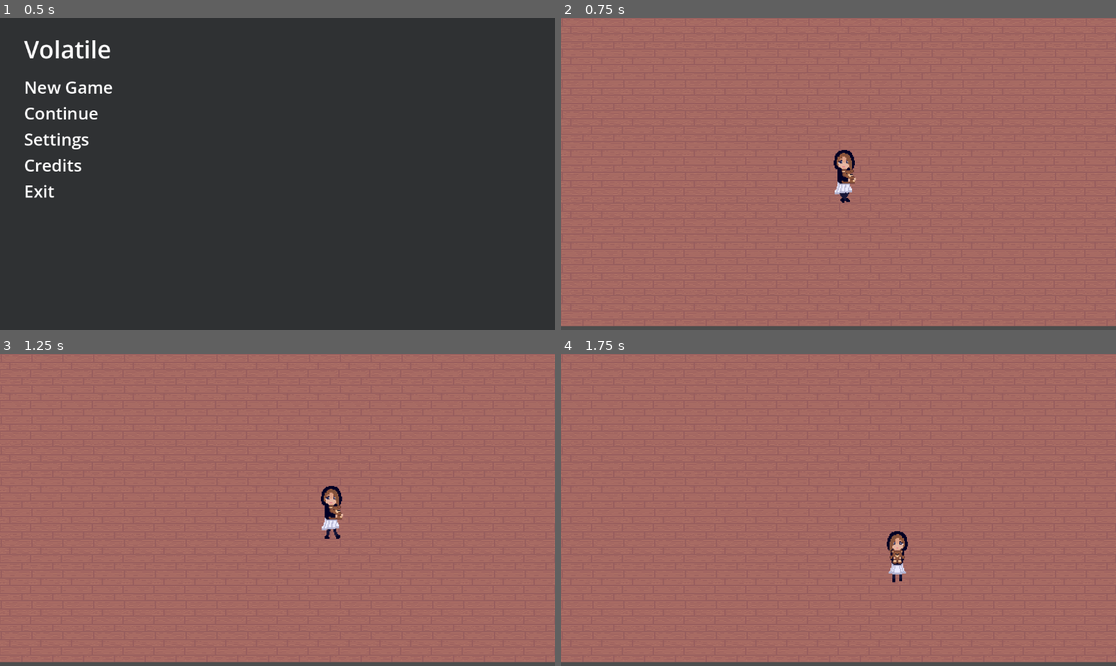
Above: before the commit, frames 1-4 (two rows, left to right).
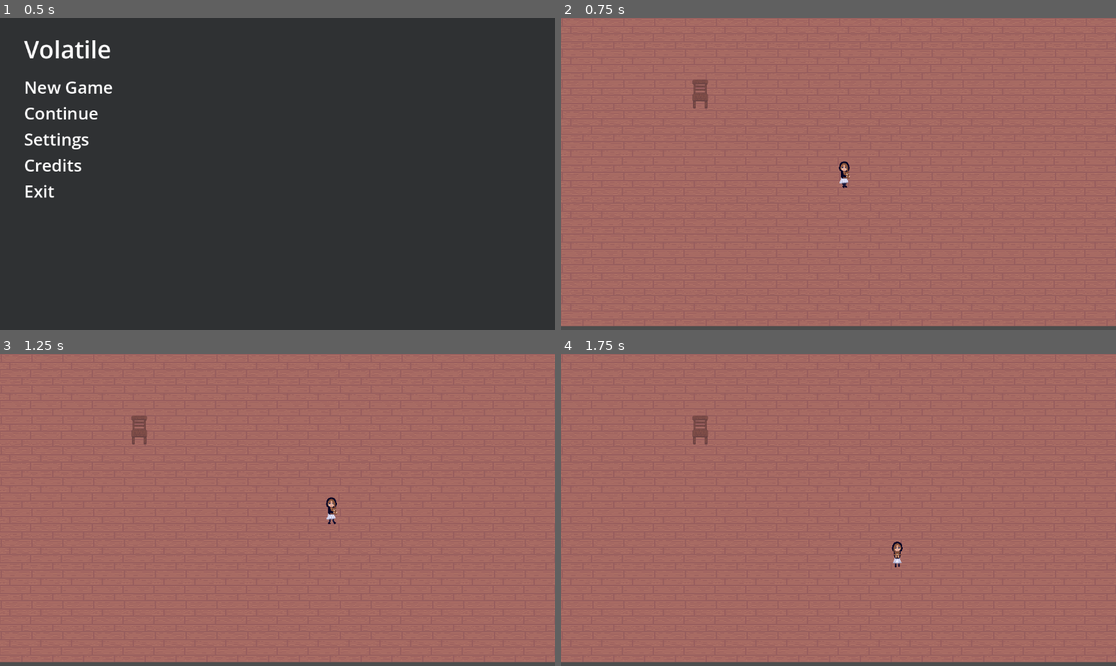
Above: after the commit, the same moments.

Repository: ioannoid/volatile-game-jam
Game: Godot game, scene res://main.tscn
Two runs of this game, one before a commit and one after it. Both use one fixed random seed, a clock stepped at 60 frames per second and the inputs below.
Inputs (mouse positions are in pixels of both pictures, inside the frame that each line leads up to):
- Up to frame 1 (0.5 s): no input
- Up to frame 2 (0.75 s): tap Enter at 0.5 s; move the mouse to (627, 86) at 0.52 s; hold D (move_right) from 0.53 s (still down); click (627, 86) at 0.67 s
- Up to frame 3 (1.25 s): keep holding D (move_right)
- Up to frame 4 (1.75 s): move the mouse to (727, 525) at 1.27 s; release D (move_right) at 1.28 s; hold S (move_down) from 1.28 s (still down)

Frame 1 is identical in both runs. In frame 2, 0.6% of the frame differs, in the area x 23-54%, y 19-60%; in frame 3, 0.6%, in the area x 23-62%, y 19-60%; in frame 4, 0.6%.

Commit message:
added chair

Diff:
--- /dev/null
+++ b/game/chair.gd
@@ -0,0 +1,11 @@
+extends RigidBody2D
+
+
+# Called when the node enters the scene tree for the first time.
+func _ready():
+	pass # Replace with function body.
+
+
+# Called every frame. 'delta' is the elapsed time since the previous frame.
+func _process(delta):
+	pass
--- a/game/game.tscn
+++ b/game/game.tscn
@@ -23,6 +23,7 @@
 [ext_resource type="Texture2D" uid="uid://nkk67jfgub4l" path="res://assets/Movement/Left/MC_LeftFacing5.png" id="21_vcd4p"]
 [ext_resource type="Texture2D" uid="uid://bvko34yr6boqg" path="res://assets/Movement/Left/MC_LeftFacing6.png" id="22_20tty"]
 [ext_resource type="Texture2D" uid="uid://bsfjw0orpufjr" path="res://assets/Movement/Left/MC_LeftFacing7.png" id="23_gr0dv"]
+[ext_resource type="Texture2D" uid="uid://daisret7ajaha" path="res://assets/Chair Front.png" id="24_tadjw"]
 
 [sub_resource type="TileSetAtlasSource" id="TileSetAtlasSource_mal1d"]
 texture = ExtResource("1_2626o")
@@ -138,6 +139,9 @@
 "speed": 6.0
 }]
 
+[sub_resource type="RectangleShape2D" id="RectangleShape2D_8116o"]
+size = Vector2(64, 64)
+
 [node name="TileMap" type="TileMap"]
 texture_filter = 1
 tile_set = SubResource("TileSet_6w8nt")
@@ -145,9 +149,9 @@
 layer_0/tile_data = PackedInt32Array(589841, 0, 0, 524305, 0, 0, 458769, 0, 0, 393233, 0, 0, 327697, 0, 0, 262161, 0, 0 …(2337 unchanged characters)…
 
 [node name="Player" type="Area2D" parent="."]
+position = Vector2(178, 158)
 disable_mode = 1
 script = ExtResource("1_osc6k")
-speed = 200
 
 [node name="CollisionShape2D" type="CollisionShape2D" parent="Player"]
 position = Vector2(-1, 0)
@@ -156,6 +160,15 @@
 [node name="AnimatedSprite2D" type="AnimatedSprite2D" parent="Player"]
 texture_filter = 1
 position = Vector2(-1, -2)
-scale = Vector2(0.5, 0.5)
 sprite_frames = SubResource("SpriteFrames_yjxj7")
 animation = &"forward"
+
+[node name="chair" type="RigidBody2D" parent="."]
+position = Vector2(289, 159)
+gravity_scale = 0.0
+
+[node name="Sprite2D" type="Sprite2D" parent="chair"]
+texture = ExtResource("24_tadjw")
+
+[node name="CollisionShape2D" type="CollisionShape2D" parent="chair"]
+shape = SubResource("RectangleShape2D_8116o")
--- a/game/player.gd
+++ b/game/player.gd
@@ -1,6 +1,6 @@
 extends Area2D
 signal hit
-@export var speed = 400
+@export var speed = 200
 var screen_size
 var prev_velocity = Vector2(0,0)
 # Called when the node enters the scene tree for the first time.
@@ -8,7 +8,7 @@
 	screen_size = get_viewport_rect().size
 	position.x = screen_size.x / 2;
 	position.y = screen_size.y / 2;
-	$AnimatedSprite2D.scale = Vector2(2, 2)
+	# $AnimatedSprite2D.scale = Vector2(2, 2)
 
 func start(pos):
 	position = pos
Not shown, added: game/Music/volatile_buildup.mp3.import
Not shown: 1 places in game/game.tscn that only renumber resources
